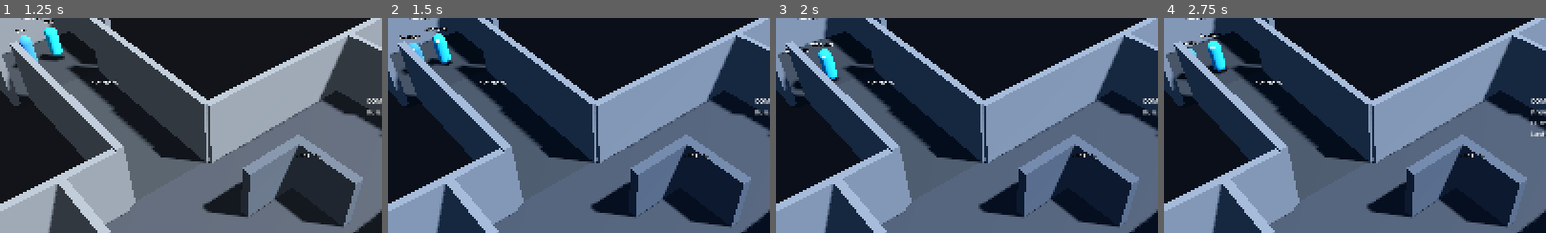
Above: before the commit, frames 1-4 (left to right).
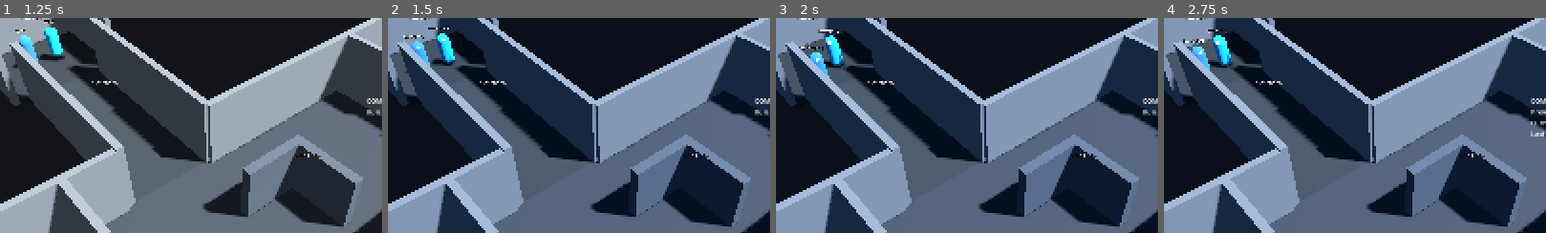
Above: after the commit, the same moments.

Repository: alessandro-bertola/Precog3D
Game: Godot game, scene res://ui/boot.tscn
Two runs of this game, one before a commit and one after it. Both use one fixed random seed, a clock stepped at 60 frames per second and the inputs below.
Inputs (mouse positions are % of the whole screen's width and height, from its top left):
- Up to frame 1 (1.25 s): click "Open Level 1" at 0.5 s
- Up to frame 2 (1.5 s): click "Project future" at 1.25 s
- Up to frame 3 (2 s): no input
- Up to frame 4 (2.75 s): tap Enter (ui_accept) at 2, 2.27 s; move the mouse to (72, 45) at 2.02 s; hold Right (ui_right) from 2.03 s (still down); tap R at 2.1 s; click (72, 45) at 2.17 s
The pictures show only the part of the screen within x 21-71%, y 13-63%; the shares and areas given below are measured in that part.

Frame 1 is identical in both runs. In frame 2, 1.0% of the frame differs, in the area x 3-18%, y 3-27%; in frame 3, 1.3%; in frame 4, 1.4%, in the area x 3-18%, y 5-30%.

Commit message:
Keep NavigationAgent paths stable so agents leave the corridor wall.
Retargeting every physics frame dropped the path; the wall-ray fallback then refused the blocked shortcut and they froze. Follow an existing waypoint, and only rewrite the nav target when the destination actually changes.

Co-authored-by: alessandro-bertola <alessandro-bertola@users.noreply.github.com>

Diff:
--- a/precog-3d/sim/pawn.gd
+++ b/precog-3d/sim/pawn.gd
@@ -513,8 +513,11 @@
 		return
 	_arrived = false
 	if _nav:
-		_nav.target_position = dest
 		_nav.max_speed = _current_speed()
+		var cur := _nav.target_position
+		cur.y = dest.y
+		if Vector3(cur.x, 0, cur.z).distance_to(Vector3(dest.x, 0, dest.z)) > 0.22:
+			_nav.target_position = dest
 	var steer := _steer_dir(to_goal)
 	if steer.length() < 0.05:
 		blocked_reason = "no_path"
@@ -540,11 +543,14 @@
 	var next := _nav.get_next_path_position()
 	var via := next - global_position
 	via.y = 0.0
-	var has_path := path.size() >= 2
-	if has_path and via.length() >= 0.08:
+	if path.size() >= 2 and via.length() >= 0.08:
+		return via.normalized()
+	if via.length() >= 0.08 and _clear_step(via):
 		return via.normalized()
 	if _clear_step(fallback):
 		return fallback
+	if path.size() >= 2 and via.length() >= 0.04:
+		return via.normalized()
 	return Vector3.ZERO
 
 
@@ -596,11 +602,6 @@
 		next.y = 0.0
 		if next.length() > 0.05:
 			ahead = next.normalized()
-	if goal_pos.x != INF:
-		var to_goal := goal_pos - global_position
-		to_goal.y = 0.0
-		if to_goal.length() > 0.05 and ahead.dot(to_goal.normalized()) < 0.2:
-			ahead = to_goal.normalized()
 	var from := global_position + Vector3(0, 0.9, 0)
 	var q := PhysicsRayQueryParameters3D.create(from, from + ahead * 1.25)
 	q.collision_mask = Conventions.LAYER_DOORS
